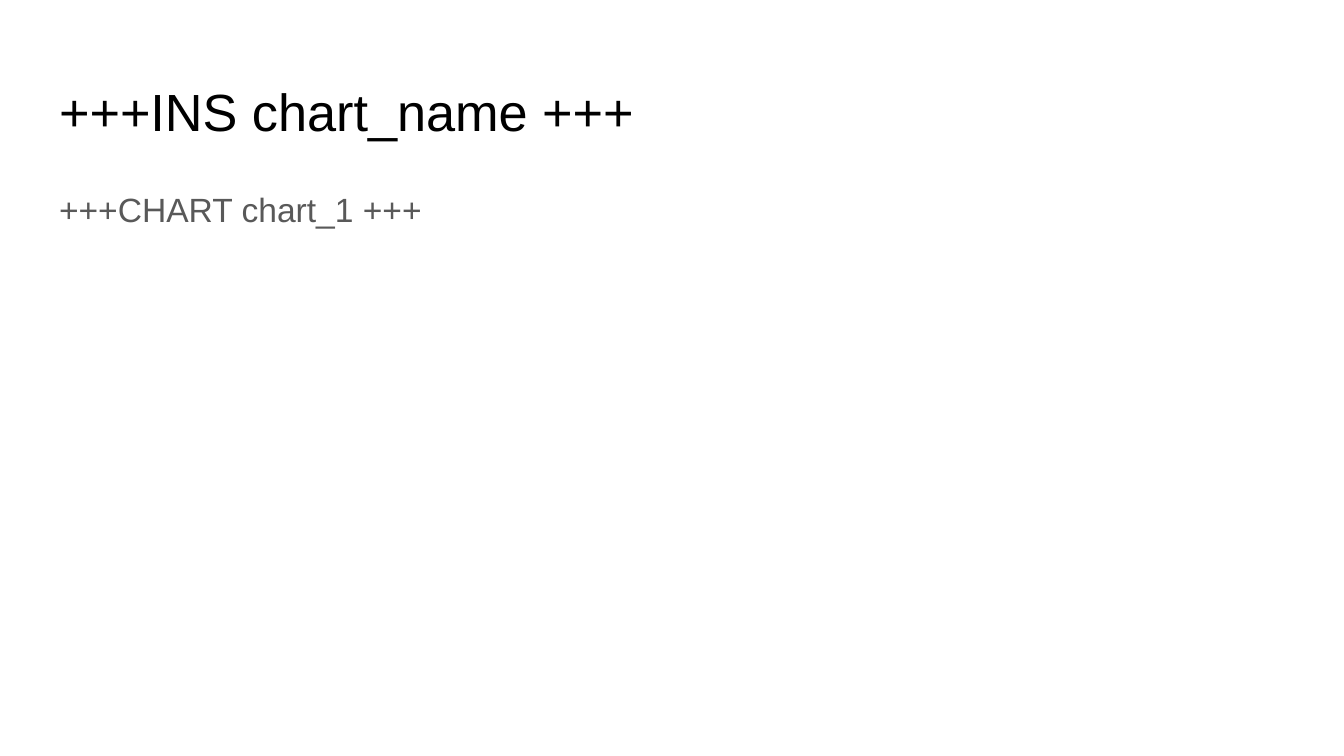
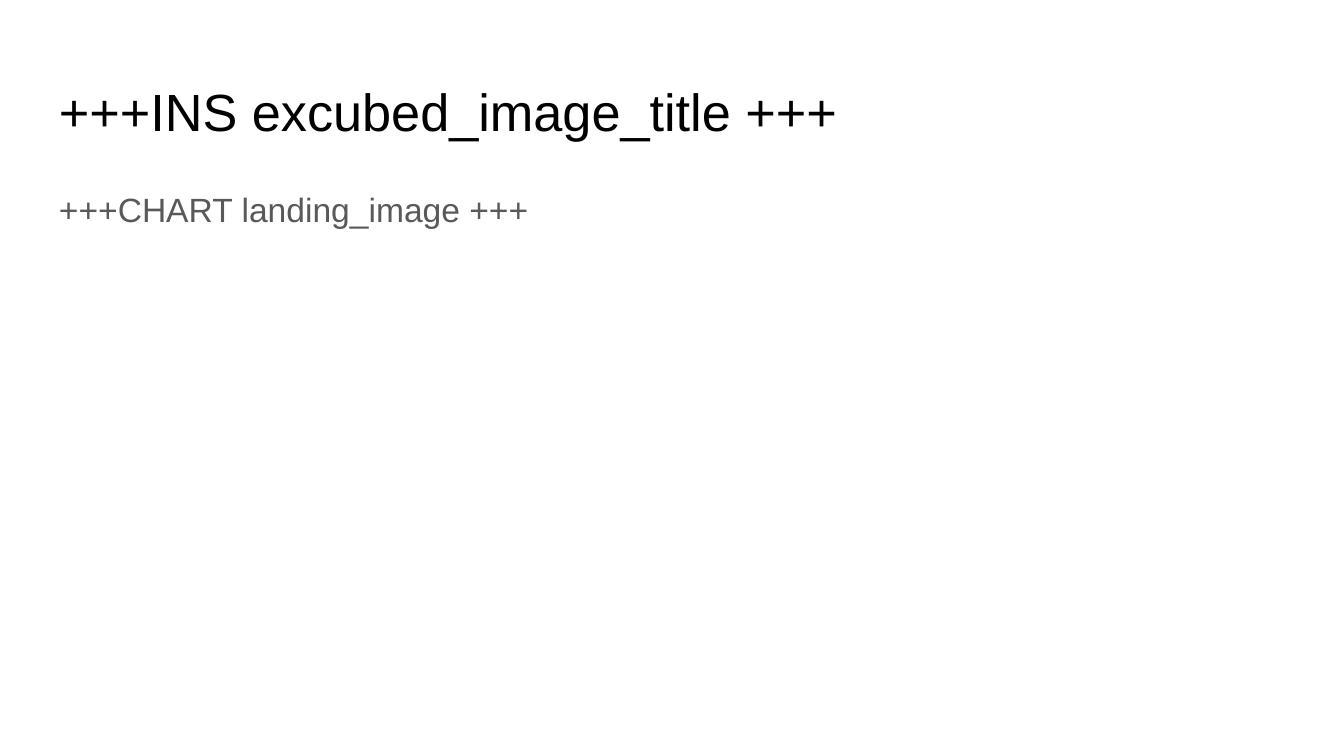
Before and after one commit to GayashanSameera/PythonPPTXGen, a slide deck: slide 2 of input_2.pptx. Drawn at 1344x756 pixels with LibreOffice and Linux fonts; fonts in the diff are those of the drawing. Boxes give left, top, right and bottom in pixels: in the first picture for what was removed or moved away, otherwise in the second. Text is boxed around its words. In the diff, an @@ line names an element or a change of style, - is before the commit and + after.

```diff
--- a/input_2.pptx
+++ b/input_2.pptx
@@ text at box(59, 93, 731, 141): text changed @@
-+++INS chart_name +++
++++INS excubed_image_title +++
@@ text at box(59, 197, 461, 228): text changed @@
-+++CHART chart_1 +++
++++CHART landing_image +++
```
Also in this commit, not shown: 6 other slides changed, 3 other files.
